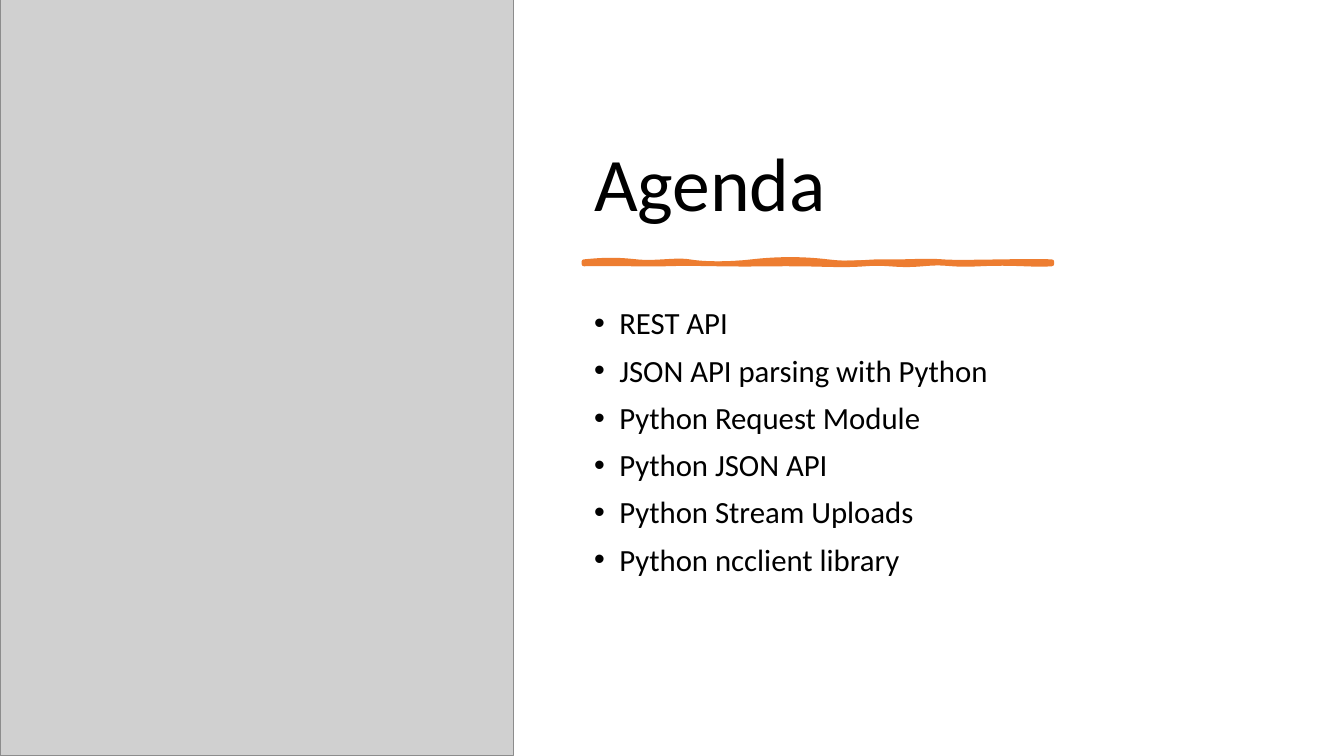
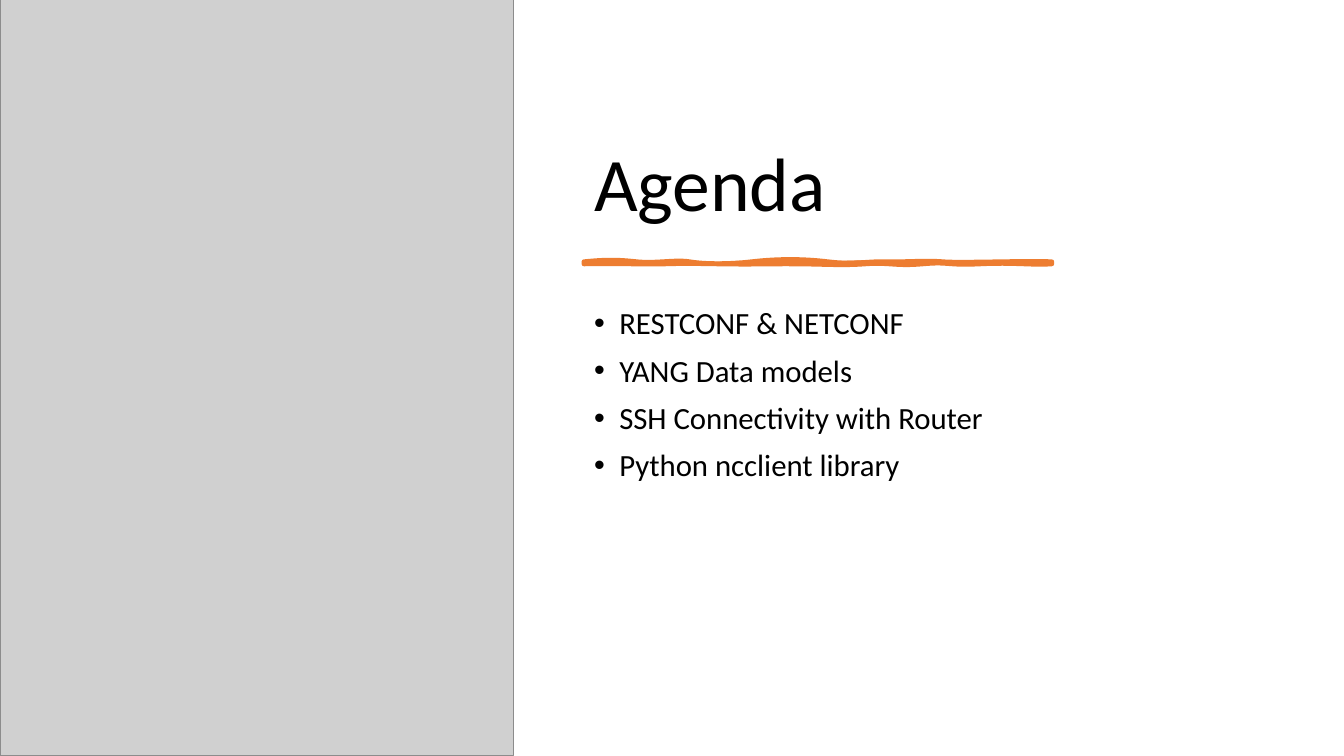
Before and after one commit to imcuteani/Python-Network-Automation, a slide deck: slide 2 of Slides/Day-8/Python Scripting for Networking - Day 8.pptx. Drawn at 1344x756 pixels with LibreOffice and Linux fonts; fonts in the diff are those of the drawing; grey boxes stand for pictures. Boxes give left, top, right and bottom in pixels: in the first picture for what was removed or moved away, otherwise in the second. Text is boxed around its words. In the diff, an @@ line names an element or a change of style, - is before the commit and + after.

```diff
--- a/Slides/Day-8/Python Scripting for Networking - Day 8.pptx
+++ b/Slides/Day-8/Python Scripting for Networking - Day 8.pptx
@@ text at <box>619,314,982,434</box>: text changed @@
-• REST API
-• JSON API parsing with Python
-• Python Request Module
-• Python JSON API
-• Python Stream Uploads
+• RESTCONF & NETCONF
+• YANG Data models
+• SSH Connectivity with Router
```
Also in this commit, not shown: 3 slides added, 5 slides removed, 1 other file.
